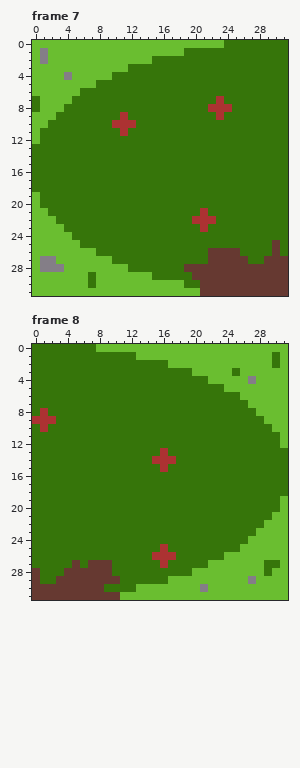
Pixel-art file -- aseprite stuff/Plains-Sheet.aseprite. The first picture shows the starting point.
32x32 pixels, 8 frames. Colours within 5 levels of each other are drawn and written as one. Shown: frame 7, frame 8. The commit also changed other frames, which this record leaves out.
New version:
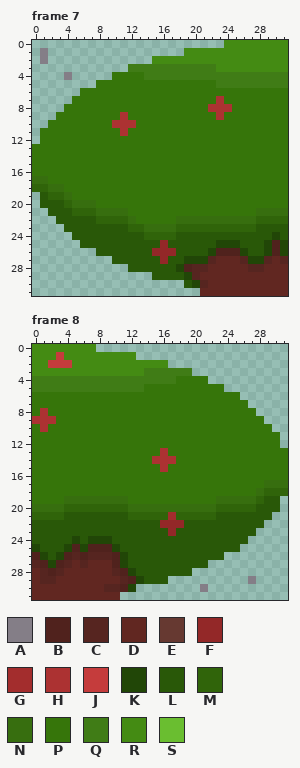
Palette (. is transparent): A #847e87  B #50221d  C #562520  D #612721  E #663931  F #932828  G #a32d2d  H #ac3232  J #c53c3c  K #214607  L #295808  M #30640a  N #376e0f  P #36750a  Q #407c16  R #448b13  S #6abe30
Changes in this commit:
Frame 7:
y 0: x 0..31 SSSSSSSSSSSSSSSSSSSSSSSSPPPPPPPP -> ........................RRRRRRRR
y 1: x 0 S -> .; x 2..31 SSSSSSSSSSSSSSSSSPPPPPPPPPPPPP -> .................RRRRRRRRRRRRR
y 2: x 0 S -> .; x 2..31 SSSSSSSSSSSSSPPPPPPPPPPPPPPPPP -> .............RRRRRRRRRRRRRRRRR
y 3: x 0..31 SSSSSSSSSSSSPPPPPPPPPPPPPPPPPPPP -> ............QQQQQQQQQQQRRRRRRRRR
y 4: x 0..3 SSSS -> ....; x 5..9 SSSSS -> .....; x 14..31 PPPPPPPPPPPPPPPPPP -> QQQQQQQQQQQQQQQQQQ
y 5: x 0..7 SSSSSSSS -> ........; x 23..31 PPPPPPPPP -> QQQQQQQQQ
y 6: x 0..5 SSSSSS -> ......
y 7: x 0..4 PSSSS -> .....
y 8: x 0..3 PSSS -> ....
y 9: x 0..2 SSS -> ...
y 10: x 0..1 SS -> ..
y 11..12: x 0 S -> .
y 17: x 0..1 PP -> NN
y 18: x 0..3 PPPP -> MMNN
y 19: x 0..4 SPPPP -> .LMMN
y 20: x 0..7 SPPPPPPP -> .LLLMNNN
y 21: x 0..11 SSPPPPPPPPPP -> ..LLLMMMNNNN; x 21 H -> P; x 28..31 PPPP -> NNNN
y 22: x 0..12 SSSPPPPPPPPPP -> ...LLLLLMMMMN; x 18..31 PPHHHPPPPPPPPP -> NNNNNNNNNNMMMM
y 23: x 0..31 SSSSPPPPPPPPPPPPPPPPPHPPPPPPPPPP -> ....LLLLLLLLMMNNNNMMMMMMMMMMLLLL
y 24: x 0..31 SSSSSPPPPPPPPPPPPPPPPPPPPPPPPPPP -> .....LLLLLLLLLMMMMLLLLLLLLLLLLKL
y 25: x 0..31 SSSSSSPPPPPPPPPPPPPPPPPPPPPPPPEP -> ......LLLLLLLLLLFLLLLLLKKKLLLKBK
y 26: x 0..31 SSSSSSSSPPPPPPPPPPPPPPEEEEPPPPEP -> ........LLLLLLLFFFLLLLKBBBKLLKBK
y 27: x 0..31 SAASSSSSSSPPPPPPPPPPPPEEEEEPPEEE -> ..........LLLLLLFLLKKKCDDDCKKCDC
y 28: x 0..31 SAAASSSSSSSSPPPPPPPEEEEEEEEEEEEE -> ............LLLLLLKBCCDDDDDCCDDD
y 29: x 0..31 SSSSSSSPSSSSSSSPPPPPEEEEEEEEEEEE -> ...............LLLLKCDDDDDDDDDDD
y 30: x 0..31 SSSSSSSPSSSSSSSSSSSPPEEEEEEEEEEE -> ...................LKCDDDDDDDDDD
y 31: x 0..31 SSSSSSSSSSSSSSSSSSSSSEEEEEEEEEEE -> .....................DDDDDDDDDDD
Frame 8:
y 0: x 0..31 PPPPPPPPSSSSSSSSSSSSSSSSSSSSSSSS -> RRRRRRRR........................
y 1: x 0..31 PPPPPPPPPPPPPSSSSSSSSSSSSSSSSSPS -> RRRJRRRRRRRRR...................
y 2: x 0..31 PPPPPPPPPPPPPPPPPSSSSSSSSSSSSSPS -> RRJJJRRRRRRRRRRRR...............
y 3: x 0..31 PPPPPPPPPPPPPPPPPPPPSSSSSPSSSSSS -> RRRRRRRRRRRRRRQQQQQQ............
y 4: x 0..17 PPPPPPPPPPPPPPPPPP -> QQQQQQQQQQQQQQQQQQ; x 22..31 SSSSSASSSS -> ..........
y 5: x 0..13 PPPPPPPPPPPPPP -> QQQQQQQQQQQQQQ; x 24..31 SSSSSSSS -> ........
y 6: x 26..31 SSSSSS -> ......
y 7: x 27..31 SSSSS -> .....
y 8: x 28..31 SSSS -> ....
y 9: x 29..31 SSS -> ...
y 10: x 30..31 SS -> ..
y 11..12: x 31 S -> .
y 17: x 29..31 PPP -> NNN
y 18: x 28..31 PPPP -> NMMM
y 19: x 4..11 PPPPPPPP -> NNNNNNNN; x 23..31 PPPPPPPPS -> NNNNNMLL.
y 20: x 0..31 PPPPPPPPPPPPPPPPPPPPPPPPPPPPPPPS -> NNNNMMMMMMMMNNNNNNNNNNNMMMMMLLL.
y 21: x 0..31 PPPPPPPPPPPPPPPPPPPPPPPPPPPPPPSS -> MMMMLLLLLLLLMMMMMGMMMMMLLLLLLL..
y 22: x 0..31 PPPPPPPPPPPPPPPPPPPPPPPPPPPPPSSS -> LLLLLLLLLLLLLLLLFFFLLLLLLLLLL...
y 23: x 0..31 PPPPPPPPPPPPPPPPPPPPPPPPPPPPSSSS -> LLLLLLLLLLLLLLLLLFLLLLLLLLLL....
y 24: x 0..31 PPPPPPPPPPPPPPPPPPPPPPPPPPPSSSSS -> LLLLLKLKKKLLLLLLLLLLLLLLLLL.....
y 25: x 0..31 PPPPPPPPPPPPPPPPHPPPPPPPPPSSSSSS -> KLLLKBKBBBKLLLLLLLLLLLLLLL......
y 26: x 0..31 PPPPPPPPPPPPPPPHHHPPPPPPSSSSSSSS -> BKLKBCBCCCBKLLLLLLLLLLLL........
y 27: x 0..31 PPPPPEPEEEPPPPPPHPPPPPSSSSSSSPPS -> CBKBCDCDDDBKLLLLLLLLLL..........
y 28: x 0..31 EPPPEEEEEEPPPPPPPPPPSSSSSSSSSPSS -> DCBCDDDDDDCBKLLLLLLL............
y 29: x 0..26 EPPEEEEEEEEPPPPPPSSSSSSSSSS -> DCCDDDDDDDDCBKLLL..........; x 28..31 SSSS -> ....
y 30: x 0..20 EEEEEEEEEPPPPSSSSSSSS -> DDDDDDDDDCCBK........; x 22..31 SSSSSSSSSS -> ..........
y 31: x 0..31 EEEEEEEEEEESSSSSSSSSSSSSSSSSSSSS -> DDDDDDDDDDD.....................
Where, in picture pixels (left, top, right, bottom), the same in both pictures:
changed: (32, 40, 288, 296)
changed: (32, 344, 288, 600)
